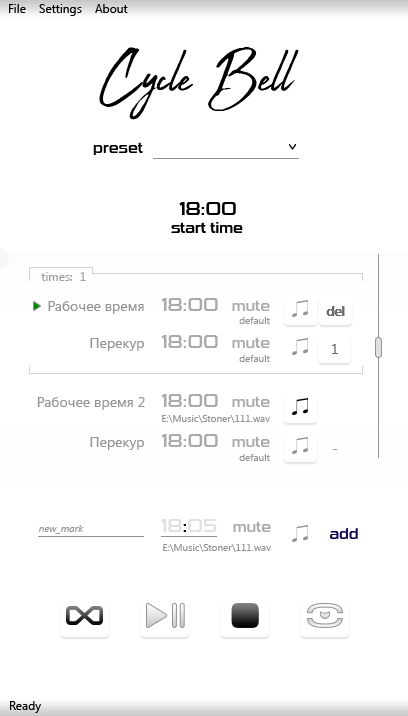
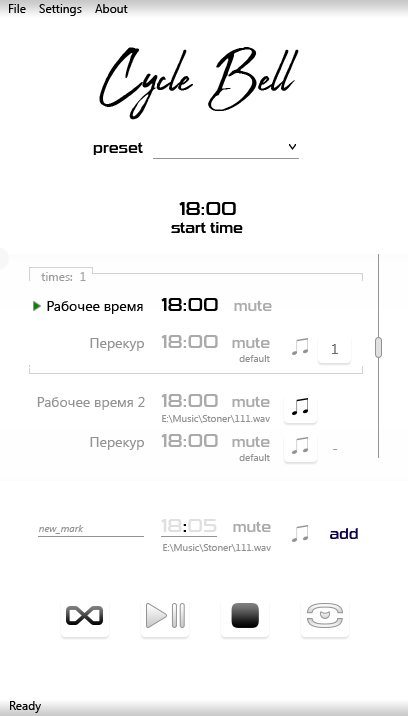
Layers edited between the first and the second w=408, h=716 image:
hid group "Рабочее время when stop" (11 layers) over [47, 298, 352, 325]
showed group "Рабочее время" (2nd of 3, in "Ttimer") (4 layers) over [47, 298, 272, 314]
